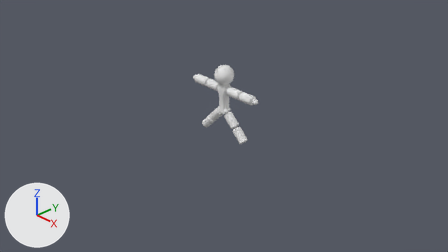
An edit to the Blender file Characters/Bill/Bill.blend, drawn before and after from the same camera.
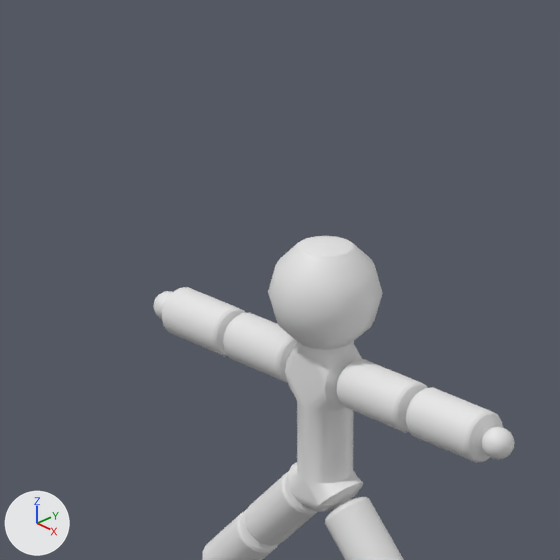
Old and new are each drawn from the file's camera 'Camera' and again close up on the part from 37% to 59% of the width and 9% to 49% of the height. Arrows for +X, +Y and +Z are at lower left; the lights stay in place. Both versions are drawn at the pose saved in each file; the numbers are the values there.
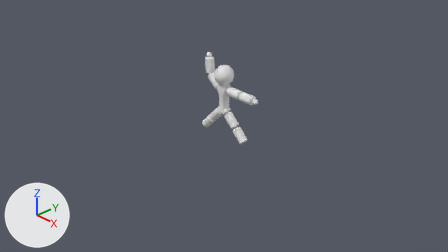
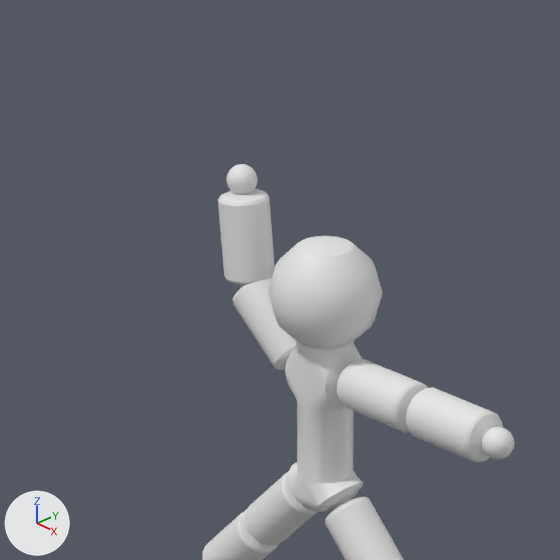
Changed parts and their boxes [x1, y1, x2, y2] in the close-ups (560 x 560 px; the box of a moved part takes in the faces that stretch with it):
'Sphere', reshaped
    before: [153, 236, 515, 560]
    after: [202, 164, 515, 560]
part 1 of me_sphere, moved or reshaped
    before: [153, 287, 297, 383]
    after: [218, 164, 297, 370]

What changed in the scene script:
```text
Change me_sphere:
    used by ob_sphere; location = (0.0, 0.0, 1.005)
    remove me_sphere.from_pydata(...)  # 1748 vertices, 1756 faces; spans x -0.79..0.83, y -0.18..0.18, z -1.26..0.11
    add me_sphere.from_pydata(...)  # 1748 vertices, 1756 faces; spans x -0.54..0.83, y -0.18..0.18, z -1.26..0.25
    me_sphere part 1: 381 of 1748 vertices moved; they spanned x -0.79..-0.1, y -0.08..0.08, z -0.42..-0.26 and now span x -0.44..-0.07, y -0.08..0.08, z -0.39..0.25; mean shift (0.19, 0.0, 0.32); largest move (-0.79, 0.0, -0.34) -> (-0.37, 0.0, 0.25)
```
